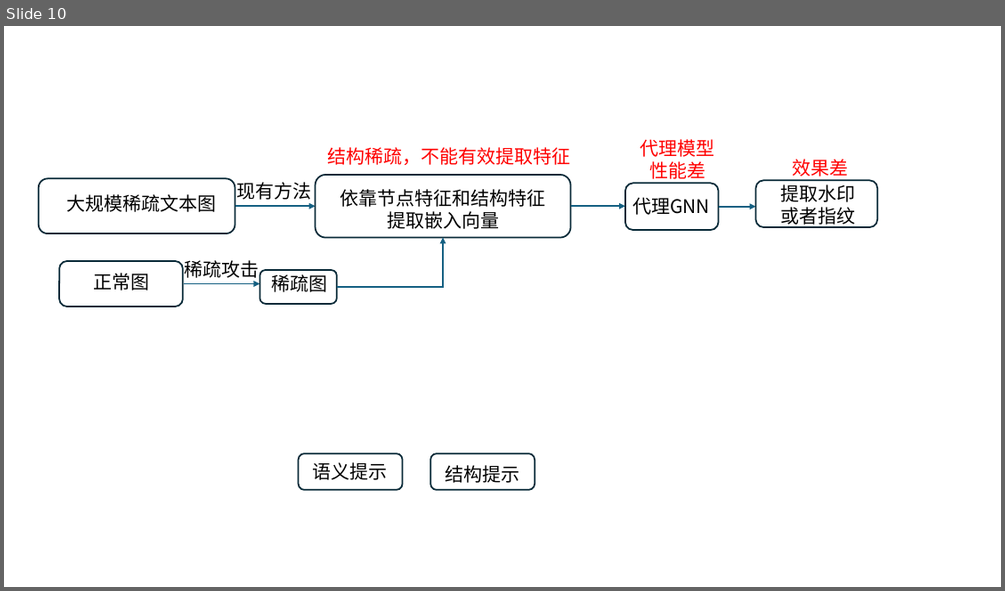
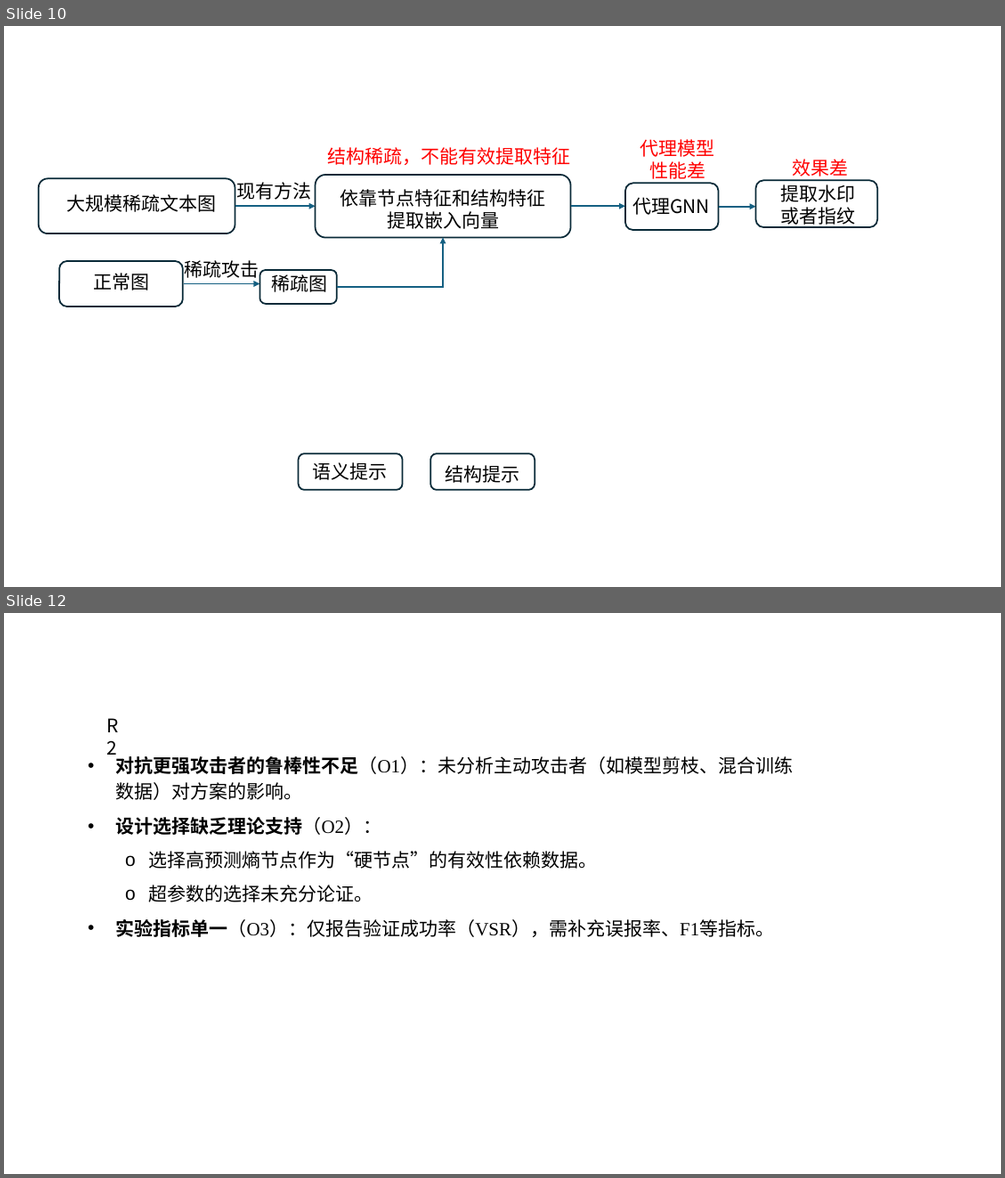
Before and after one commit to renhai1/text-graph-dov, a slide deck: 2025-08-14.pptx. Shown one above the other, each under a label of ours: slide 10 before the commit, slides 10 and 12 after it; the slides between them are not shown. The pictures are 1005x591 and 1005x1178 pixels, drawn with LibreOffice and Linux fonts; fonts in the diff are those of the drawing. Boxes give left, top, right and bottom in pixels: in the first picture for what was removed or moved away, otherwise in the second. Text is boxed around its words. In the diff, an @@ line names an element or a change of style, - is before the commit and + after.

```diff
--- a/2025-08-14.pptx
+++ b/2025-08-14.pptx
@@ slide 12 added at (4,613,1001,1174), background #FFFFFF @@
@@ text added at (100,710,136,740), 18 pt, text #000000 @@
+R2
@@ text added at (116,756,793,937), 18 pt, text #000000 @@
+• 对抗更强攻击者的鲁棒性不足（O1）：未分析主动攻击者（如模型剪枝、混合训练数据）对方案的影响。
+• 设计选择缺乏理论支持（O2）：
+  o 选择高预测熵节点作为“硬节点”的有效性依赖数据。
+  o 超参数的选择未充分论证。
+• 实验指标单一（O3）：仅报告验证成功率（VSR），需补充误报率、F1等指标。
```
Also in this commit, not shown: 2 other slides added, 1 other file.
